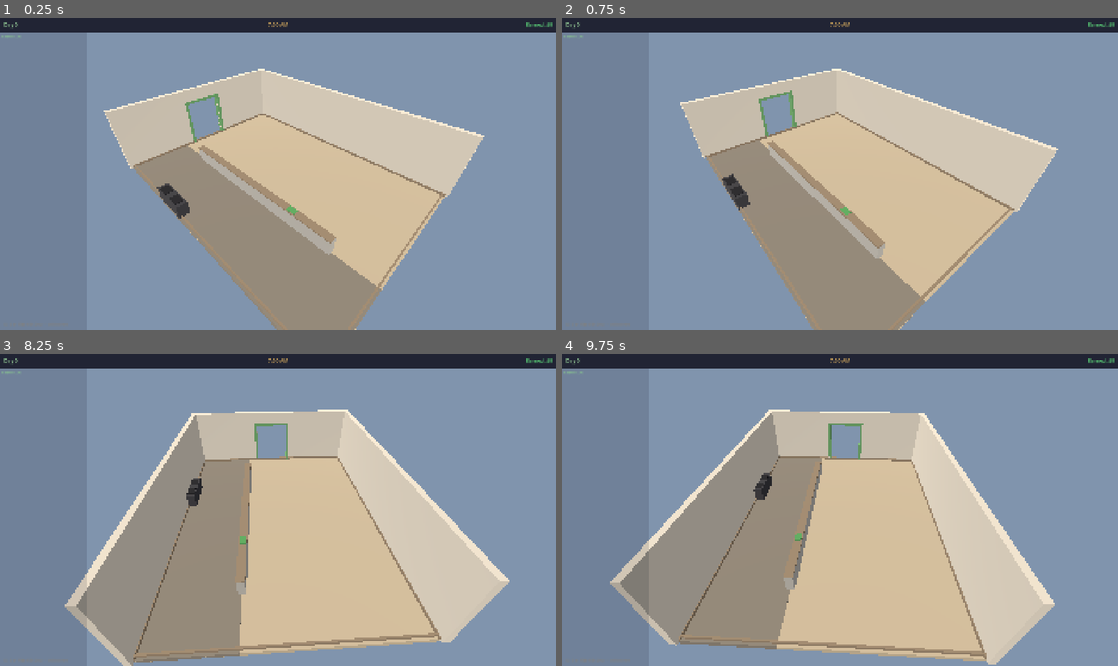
Above: before the commit, frames 1-4 (two rows, left to right).
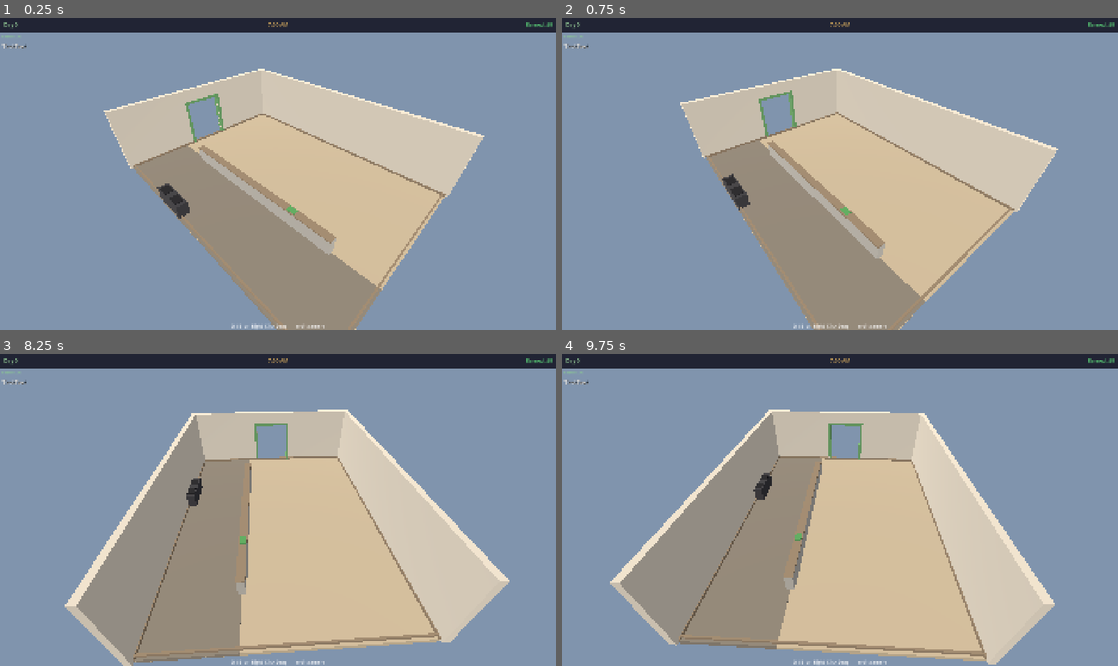
Above: after the commit, the same moments.

Repository: coha1/galactic-diner
Game: Godot game, scene res://scenes/diner_room.tscn
The game is run twice, just before and just after one commit, with the same random seed, the same clock (stepped at 60 frames per second) and the same inputs. This scene is started directly instead of the project's main scene.
Inputs (mouse positions are in pixels of both pictures, inside the frame that each line leads up to):
- Up to frame 1 (0.25 s): no input
- Up to frame 2 (0.75 s): tap Enter at 0.5 s; move the mouse to (962, 158) at 0.52 s; tap Q (camera_rotate_left) at 0.6 s; click (962, 158) at 0.67 s
- Up to frame 3 (8.25 s): tap Space at 1.25, 2.75, 4.25 s; drag from (166, 525) to (250, 572) at 1.27 s; tap Enter at 2, 3.5 s; move the mouse to (333, 441) at 2.02 s; tap Q (camera_rotate_left) every 1.5 s from 2.1 to 8.1 s; click (333, 441) at 2.17 s; drag from (250, 572) to (111, 463) at 2.77 s; move the mouse to (444, 556) at 3.52 s; click (444, 556) at 3.67 s; drag from (111, 463) to (194, 432) at 4.27 s; move the mouse to (305, 510) at 5.02 s; click (305, 510) at 5.17 s; drag from (194, 432) to (166, 525) at 5.77 s; move the mouse to (400, 494) at 6.52 s; click (400, 494) at 6.67 s; drag from (166, 525) to (250, 572) at 7.27 s; move the mouse to (333, 441) at 8.02 s; click (333, 441) at 8.17 s
- Up to frame 4 (9.75 s): drag from (812, 572) to (673, 463) at 8.77 s; move the mouse to (1006, 556) at 9.52 s; tap Q (camera_rotate_left) at 9.6 s; click (1006, 556) at 9.67 s

The runs differ from the first frame. In frame 1, 0.3% of the frame differs, in the area x 0-59%, y 8-100%; in frame 2, 0.3%; in frame 3, 0.5%; in frame 4, 0.6%.

Commit message:
Updated UI, added .github

Diff:
--- a/scenes/hud.tscn
+++ b/scenes/hud.tscn
@@ -10,6 +10,8 @@
 anchors_preset = 15
 anchor_right = 1.0
 anchor_bottom = 1.0
+grow_horizontal = 2
+grow_vertical = 2
 
 [node name="TopBar" type="ColorRect" parent="HUDRoot" unique_id=770795539]
 layout_mode = 1
@@ -66,9 +68,9 @@
 anchors_preset = -1
 anchor_bottom = 1.0
 offset_top = 50.0
-offset_right = 300.0
+offset_right = 473.0
 grow_vertical = 2
-color = Color(0.05882353, 0.05882353, 0.101960786, 0.14117648)
+color = Color(1, 1, 1, 0)
 
 [node name="LogInner" type="MarginContainer" parent="HUDRoot/LogPanel" unique_id=1189711469]
 layout_mode = 0
@@ -99,18 +101,22 @@
 [node name="LogLabel" type="RichTextLabel" parent="HUDRoot/LogPanel/LogInner/LogVBox/LogScroll" unique_id=624843583]
 layout_mode = 2
 size_flags_horizontal = 3
-theme_override_colors/default_color = Color(0.85, 0.85, 0.85, 1)
-theme_override_colors/font_shadow_color = Color(0, 0, 0, 0.78431374)
-theme_override_font_sizes/normal_font_size = 14
+theme_override_colors/font_shadow_color = Color(0, 0, 0, 1)
+theme_override_font_sizes/normal_font_size = 20
+text = "TestText"
 fit_content = true
 
 [node name="ControlsHint" type="Label" parent="HUDRoot" unique_id=1891738226]
-layout_mode = 0
+layout_mode = 1
+anchors_preset = 7
+anchor_left = 0.5
 anchor_top = 1.0
+anchor_right = 0.5
 anchor_bottom = 1.0
-offset_left = 12.0
+offset_left = -244.0
 offset_top = -26.0
-offset_right = 500.0
-theme_override_colors/font_color = Color(0.5, 0.5, 0.5, 1)
-theme_override_font_sizes/font_size = 11
+offset_right = 244.0
+grow_horizontal = 2
+grow_vertical = 0
 text = "Q / E  or  Right-Click Drag  —  orbit camera"
+horizontal_alignment = 1
Not shown, added: export_presets.cfg
Not shown, added: exports/web/index.apple-touch-icon.png.import
Not shown, added: exports/web/index.icon.png.import
Not shown, added: exports/web/index.png.import
Not shown, added: .github/workflows/export.yml
Not shown, added: exports/web/index.apple-touch-icon.png
Not shown, added: exports/web/index.audio.position.worklet.js
Not shown, added: exports/web/index.audio.worklet.js
Not shown, added: exports/web/index.html
Not shown, added: exports/web/index.icon.png
Not shown, added: exports/web/index.js
Not shown, added: exports/web/index.pck
(and 2 more such lines)
